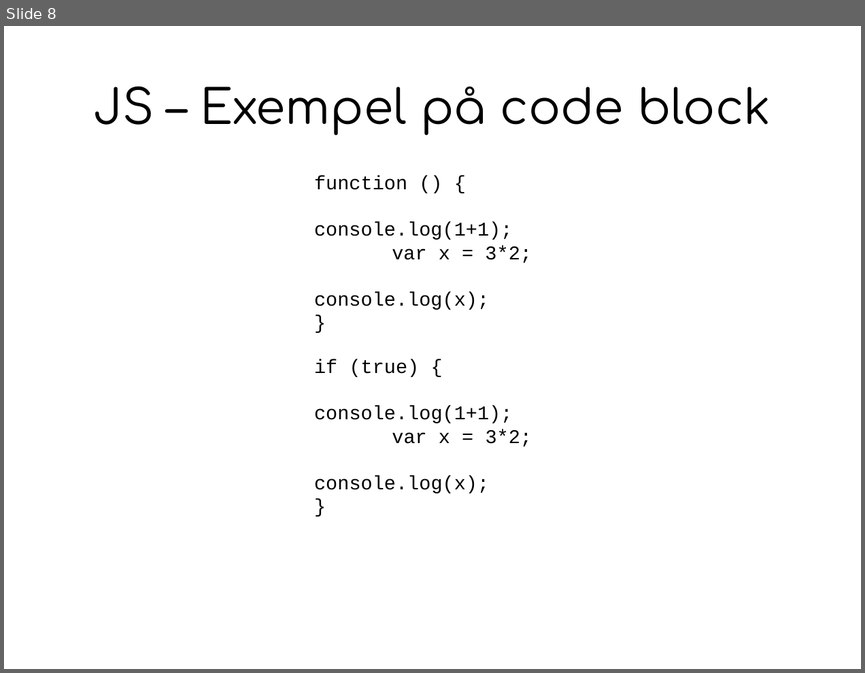
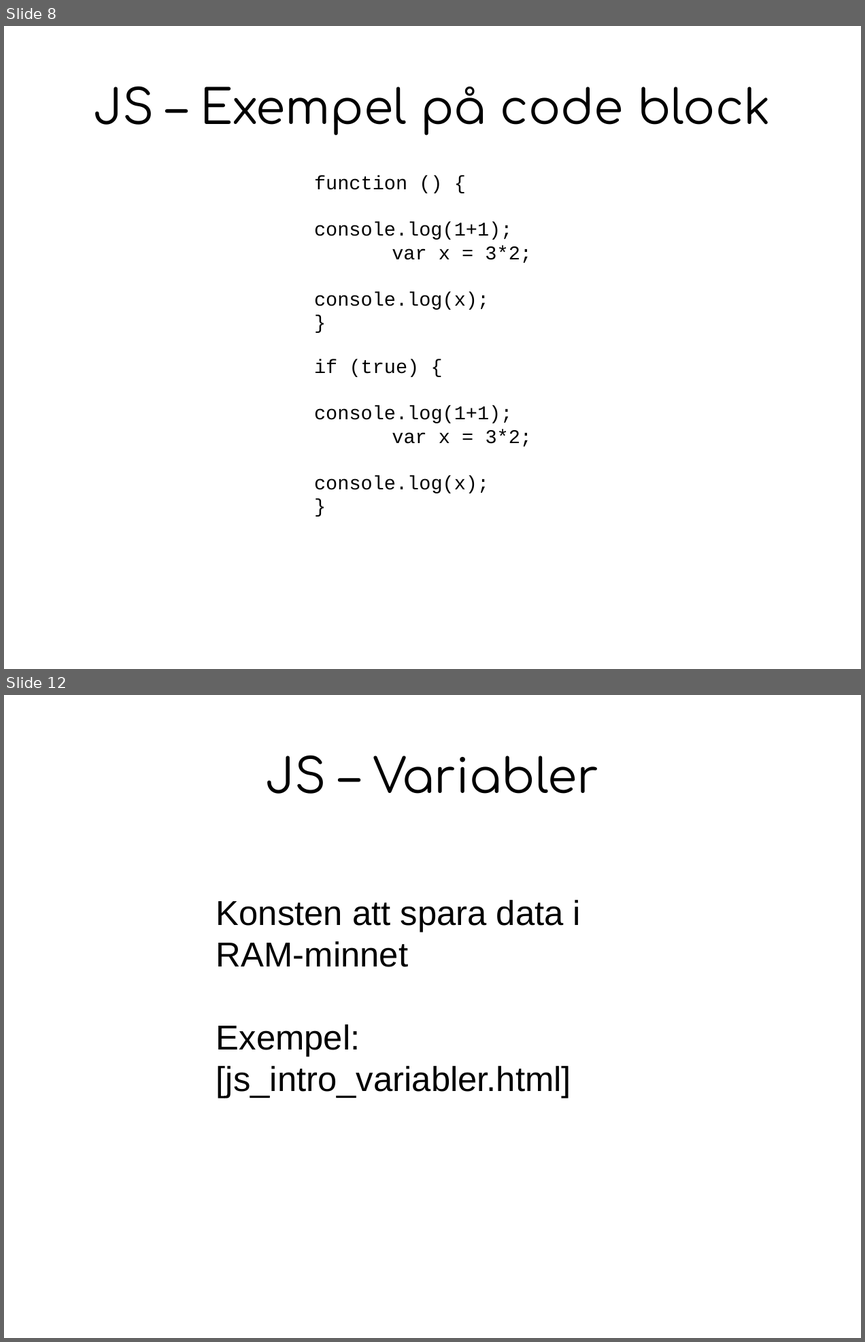
Before and after one commit to digidemlab/codemoth, a slide deck: js/presentation_js.odp. Shown one above the other, each under a label of ours: slide 8 before the commit, slides 8 and 12 after it; the slides between them are not shown. The pictures are 865x673 and 865x1342 pixels, drawn with LibreOffice and Linux fonts; fonts in the diff are those of the drawing. Boxes give left, top, right and bottom in pixels: in the first picture for what was removed or moved away, otherwise in the second. Text is boxed around its words. In the diff, an @@ line names an element or a change of style, - is before the commit and + after.

```diff
--- a/js/presentation_js.odp
+++ b/js/presentation_js.odp
@@ slide 12 added at [4, 695, 861, 1338], background #FFFFFF @@
@@ title added at [266, 755, 598, 794], 44 pt, text #000000 @@
+JS – Variabler
@@ text added at [216, 900, 581, 1098], 32 pt, text #000000 @@
+Konsten att spara data i RAM-minnet
+Exempel: [js_intro_variabler.html]
```
Also in this commit, not shown: 2 slides changed, 7 other slides added, 9 other files.
